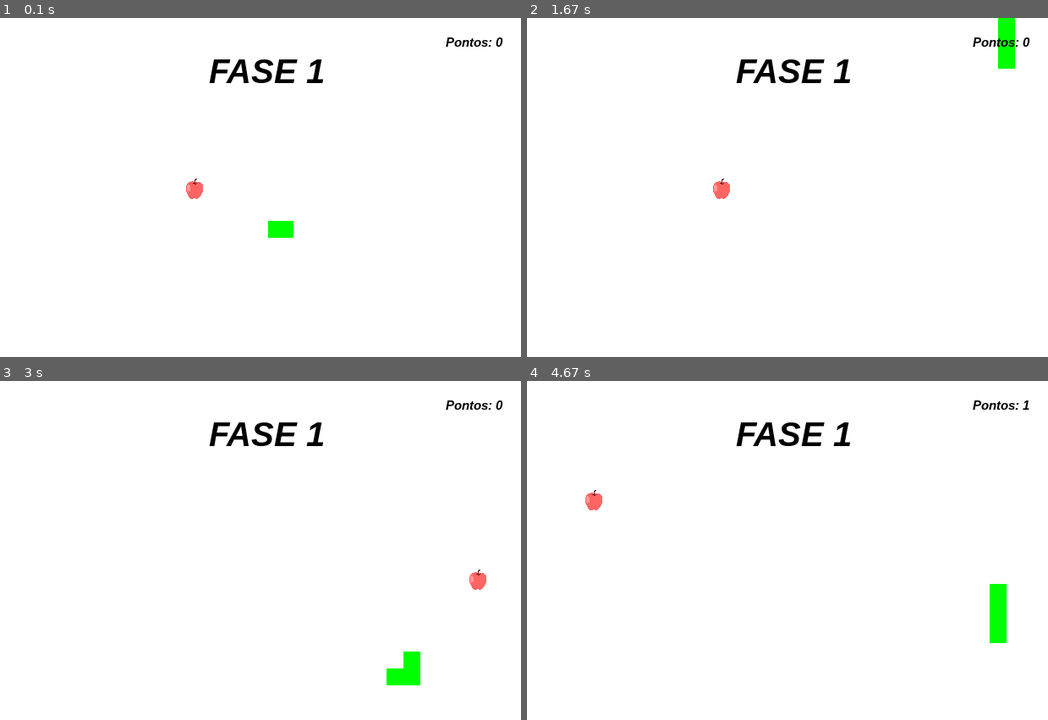
Above: before the commit, frames 1-4 (two rows, left to right).
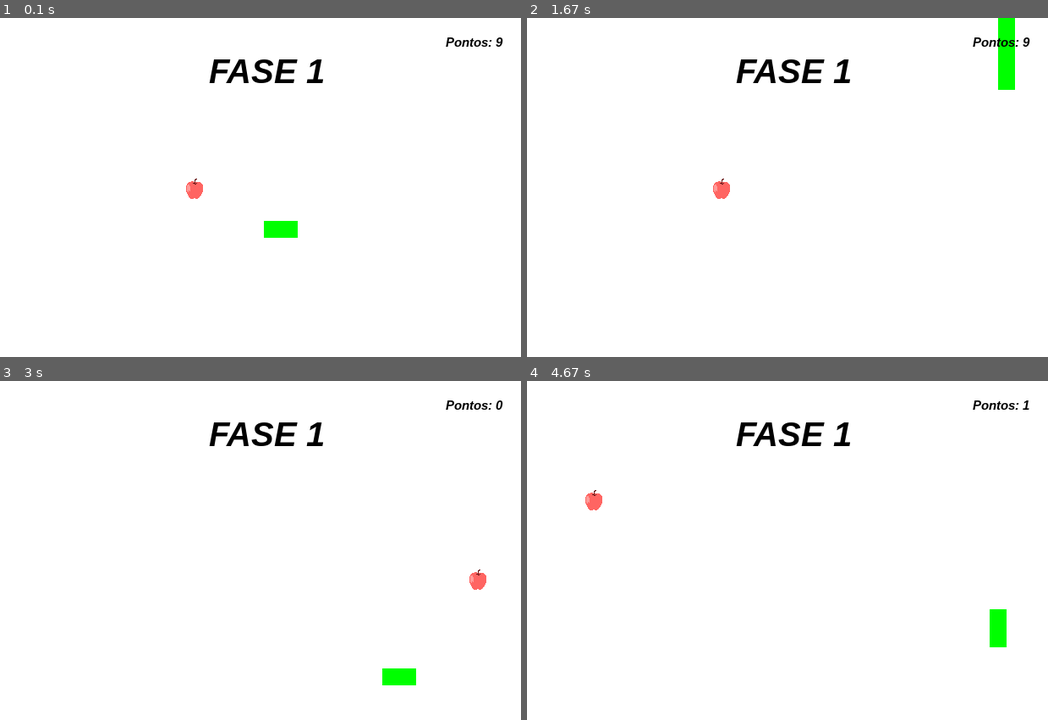
Above: after the commit, the same moments.

Repository: mateusblm/snake-game-pygame
Game: pygame game, started from snake.py
Two runs of this game, one before a commit and one after it. Both use one fixed random seed, a clock stepped at 60 frames per second and the inputs below.
Inputs:
- Up to frame 1 (0.1 s): no input
- Up to frame 2 (1.67 s): tap W at 0.33 s; hold Right 0.67-1.13 s; hold Up 1.17-1.47 s
- Up to frame 3 (3 s): hold Left 2-2.53 s; hold Down 2.57-2.87 s; hold Left from 2.9 s (still down)
- Up to frame 4 (4.67 s): release Left at 3.3 s; hold Up 3.33-3.7 s; hold Right 3.73-4.37 s; hold Down from 4.4 s (still down)

The runs differ from the first frame. In frame 1, less than 0.1% of the frame differs, in the area x 50-97%, y 5-65%; in frame 2, 0.2%; in frame 3, 0.2%; in frame 4, 0.3%, in the area x 88-93%, y 59-79%.

Commit message:
Corrigindo erros da maçã dourada

Diff:
--- a/snake.py
+++ b/snake.py
@@ -7,12 +7,12 @@
 pygame.init()
 altura = 480
 largura = 640
-tela = pygame.display.set_mode((largura, altura ))
+tela = pygame.display.set_mode((largura, altura))
 relogio = pygame.time.Clock()
 pygame.display.set_caption("Snake Game")
-x_cobra = largura/2
-y_cobra = altura/2
-velocidade = 10
+x_cobra = largura / 2
+y_cobra = altura / 2
+velocidade = 5
 x_controle = velocidade
 y_controle = 0
 x_maca = randint(40, 600)
@@ -21,13 +21,13 @@
 y_macadourada = randint(50, 430)
 maca_dourada_ativa = False
 tempo_inicio_maca_dourada = 0
-duracao_maca_dourada = 10000
+duracao_maca_dourada = 4000
 maca_dourada_ja_apareceu = False
 fontepontos = pygame.font.SysFont("arial", 15, True, True)
 fontefases = pygame.font.SysFont("arial", 40, True, True)
-pontos = 0
+pontos = 9
 lista_cobra = []
-comprimento_inicial = 5
+comprimento_inicial = 15
 morte = False
 imagem_maca = pygame.image.load("apple.png")
 imagem_maca = pygame.transform.scale(imagem_maca, (25, 25))
@@ -43,27 +43,27 @@
         pygame.draw.rect(tela, (0, 255, 0), (XeY[0], XeY[1], 20, 20))
 
 
-#Função de reinicio do jogo
+# Função de reinicio do jogo
 def restart():
-    global fase,pontos, comprimento_inicial, x_cobra, y_cobra, velocidade, x_controle, y_controle, lista_cobra, lista_cabeca, x_maca, y_maca, morte
+    global fase, pontos, comprimento_inicial, x_cobra, y_cobra, velocidade, x_controle, y_controle, lista_cobra, lista_cabeca, x_maca, y_maca, morte
     pontos = 0
     fase = 1
     comprimento_inicial = 5
-    x_cobra = largura/2
-    y_cobra = altura/2
-    velocidade = 10
+    x_cobra = largura / 2
+    y_cobra = altura / 2
+    velocidade = 5
     x_controle = velocidade
     y_controle = 0
     lista_cobra = []
-    lista_cabeca= []
+    lista_cabeca = []
     x_maca = randint(40, 600)
     y_maca = randint(50, 430)
     morte = False
 
 
-#Função verificadora de eventos
+# Função verificadora de eventos
 def verify_events():
-    global fase,pontos, comprimento_inicial, x_cobra, y_cobra, velocidade, x_controle, y_controle, lista_cobra, lista_cabeca, x_maca, y_maca, morte
+    global fase, pontos, comprimento_inicial, x_cobra, y_cobra, velocidade, x_controle, y_controle, lista_cobra, lista_cabeca, x_maca, y_maca, morte
     for event in pygame.event.get():
         if event.type == pygame.QUIT:
             pygame.quit()
@@ -99,35 +99,32 @@
                         y_controle = velocidade
 
 
-
 def maca_dourada_aparecer():
-    global tempo_inicio_maca_dourada, cobra, maca_dourada, pontos, comprimento_inicial, maca_dourada_ativa, tempo_atual, x_macadourada, y_macadourada, maca_dourada_ja_apareceu
-    if not maca_dourada_ativa and maca_dourada_ja_apareceu == False:
-        maca_dourada_ativa = True
+    global tempo_inicio_maca_dourada, maca_dourada, pontos, comprimento_inicial, maca_dourada_ativa, tempo_atual, x_macadourada, y_macadourada, maca_dourada_ja_apareceu
+    global imagem_maca_dourada
+    if maca_dourada_ativa and not maca_dourada_ja_apareceu:
         tempo_inicio_maca_dourada = tempo_atual
-        x_macadourada = randint(40, 600)
-        y_macadourada = randint(50, 430)
-    else:
-        maca_dourada = pygame.draw.rect(tela, (218, 165, 32), (x_macadourada, y_macadourada, 20, 20))
-        if pygame.time.get_ticks() - tempo_inicio_maca_dourada > 5000:
-            maca_dourada_ativa = False
-            maca_dourada_ja_apareceu = True
-        # Verificar colisão com a maçã dourada
-        if cobra.colliderect(pygame.Rect(x_macadourada, y_macadourada, 20, 20)):
-            pontos += 5
-            maca_dourada_ativa = False
-            maca_dourada_ja_apareceu = True
-
-    if maca_dourada_ativa and tempo_atual - tempo_inicio_maca_dourada > duracao_maca_dourada:
+        imagem_maca_dourada = pygame.image.load("goldapple.png")
+        imagem_maca_dourada = pygame.transform.scale(imagem_maca_dourada, (30, 30))
+        maca_dourada = pygame.draw.rect(tela, (0, 0, 0), (x_macadourada, y_macadourada, 30, 30))
+        tela.blit(imagem_maca_dourada, (x_macadourada, y_macadourada))
+
+    # Colisão com a maça dourada
+    if cobra.colliderect(pygame.Rect(x_macadourada, y_macadourada, 20, 20)):
+        pontos += 5
+        comprimento_inicial = comprimento_inicial - 10
         maca_dourada_ativa = False
         maca_dourada_ja_apareceu = True
+    if duracao_maca_dourada < tempo_inicio_maca_dourada:
+        maca_dourada_ativa = False
+        maca_dourada_ja_apareceu = True
 
 
 
 # Função para renderizar o jogo
 def render_game():
-    global fase,pontos, comprimento_inicial, x_cobra, y_cobra, velocidade, x_controle, y_controle, lista_cobra, lista_cabeca, x_maca, y_maca, morte, y_macadourada, x_macadourada, maca_dourada_ativa, maca_dourada
-    global tempo_inicio_maca_dourada, cobra
+    global fase, pontos, comprimento_inicial, x_cobra, y_cobra, velocidade, x_controle, y_controle, lista_cobra, lista_cabeca, x_maca, y_maca, morte, y_macadourada, x_macadourada, maca_dourada_ativa, maca_dourada
+    global tempo_inicio_maca_dourada, cobra, maca_dourada_ja_apareceu
     pontuacao = f"Pontos: {pontos}"
     fases = f"FASE {fase}"
     texto_fases = fontefases.render(fases, True, (0, 0, 0))
@@ -142,26 +139,32 @@
         y_maca = randint(50, 430)
         pontos += 1
         comprimento_inicial += 1
+
     # Fases de dificuldade
-    if 10 <= pontos < 20 and morte == False:
+    if 10 <= pontos < 20 and not morte:
         tela.fill((0, 0, 0))
         fase = 2
         texto_formatado = fontepontos.render(pontuacao, True, (255, 255, 255))
         texto_fases = fontefases.render(fases, True, (255, 255, 255))
         cobra = pygame.draw.rect(tela, (255, 255, 225), (x_cobra, y_cobra, 20, 20))
-        velocidade = 12
-    if pontos >= 20 and morte == False:
-        maca_dourada_aparecer()
+        velocidade = 7
+        if not maca_dourada_ja_apareceu:
+            maca_dourada_ativa = True
+            maca_dourada_aparecer()
+
+    if pontos >= 20 and not morte:
         fase = 3
         tela.fill((255, 0, 0))
-        velocidade = 15
-    if pontos >= 50 and morte == False:
+        velocidade = 8
+    if pontos >= 50 and not morte:
         fase = 4
         tela.fill((255, 0, 0))
-        velocidade = 20
-    # Lista que armazena a cada frame a posição da cabeça da cobra, ou seja, os valores de posicionamento mais recentes que a cobra assume
+        velocidade = 9
+    # Lista que armazena a cada frame a posição da cabeça da cobra, ou seja, os valores de posicionamento mais recentes
+    # que a cobra assume
     lista_cabeca = [x_cobra, y_cobra]
-    # Lista que armazena o corpo da cobra, utilizando da posição que a cabeça passou, fazendo com que ela cresça por onde passou
+    # Lista que armazena o corpo da cobra, utilizando da posição que a cabeça passou, fazendo com que ela cresça por onde
+    # passou
     lista_cobra.append(copy.deepcopy(lista_cabeca))
     # Colisão com a parede
     if x_cobra > largura:
@@ -181,6 +184,7 @@
     tela.blit(texto_formatado, (540, 20))
     tela.blit(texto_fases, (260, 40))
     tela.blit(imagem_maca, (x_maca, y_maca))
+
 
 # Função de morte
 def render_morte():
@@ -191,13 +195,14 @@
     ret_mensagem_morte.center = (largura // 2, altura // 2)
     tela.blit(mensagem_morte_formatado, ret_mensagem_morte)
 
+
 while True:
-    relogio.tick(30)
+    relogio.tick(60)
     tela.fill((255, 255, 255))
     tempo_atual = pygame.time.get_ticks()
-    if not(morte):
+    if not morte:
         render_game()
     else:
         render_morte()
     pygame.display.update()
-    verify_events();
+    verify_events()
